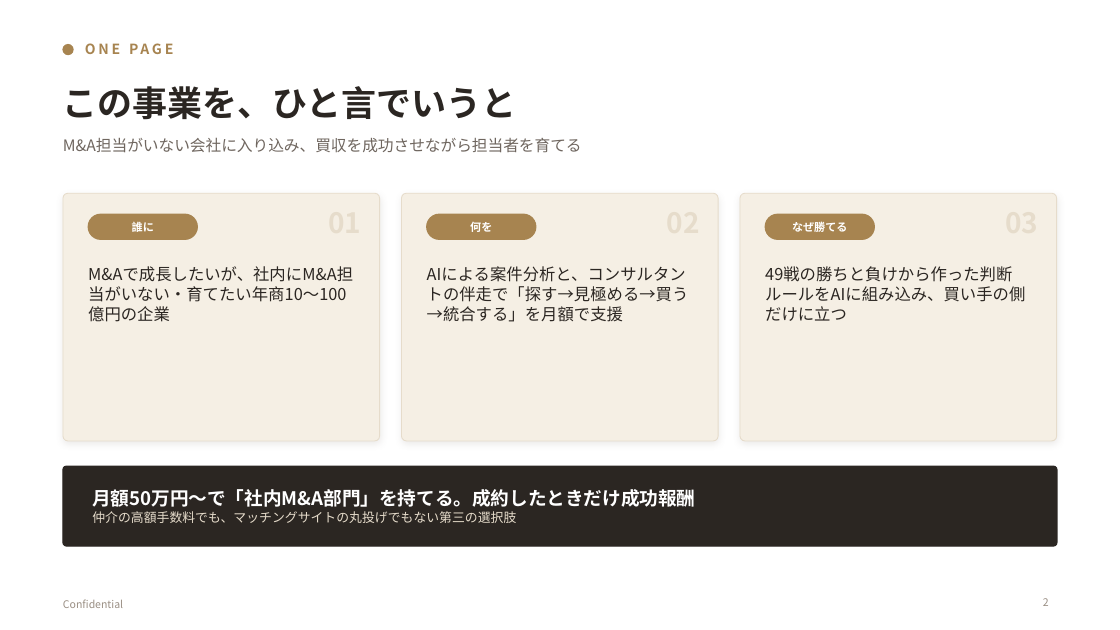
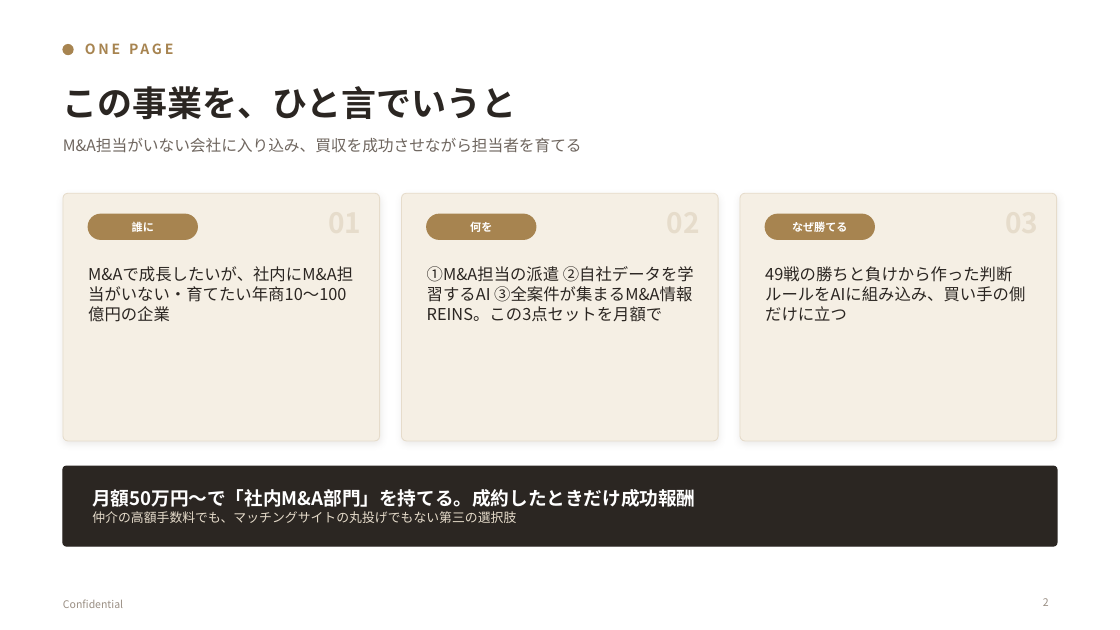
Before and after one commit to nakano-winebank/wine-auction, a slide deck: slide 2 of docs/business/事業概要_AI_MA部門_営業用.pptx. Drawn at 1120x630 pixels with LibreOffice and Linux fonts; fonts in the diff are those of the drawing. Boxes give left, top, right and bottom in pixels: in the first picture for what was removed or moved away, otherwise in the second. Text is boxed around its words. In the diff, an @@ line names an element or a change of style, - is before the commit and + after.

```diff
--- a/docs/business/事業概要_AI_MA部門_営業用.pptx
+++ b/docs/business/事業概要_AI_MA部門_営業用.pptx
@@ text at [427, 266, 692, 322]: text changed @@
-AIによる案件分析と、コンサルタントの伴走で「探す→見極める→買う→統合する」を月額で支援
+①M&A担当の派遣 ②自社データを学習するAI ③全案件が集まるM&A情報REINS。この3点セットを月額で
```
Also in this commit, not shown: 4 other slides changed, 2 slides added, 1 other file.
